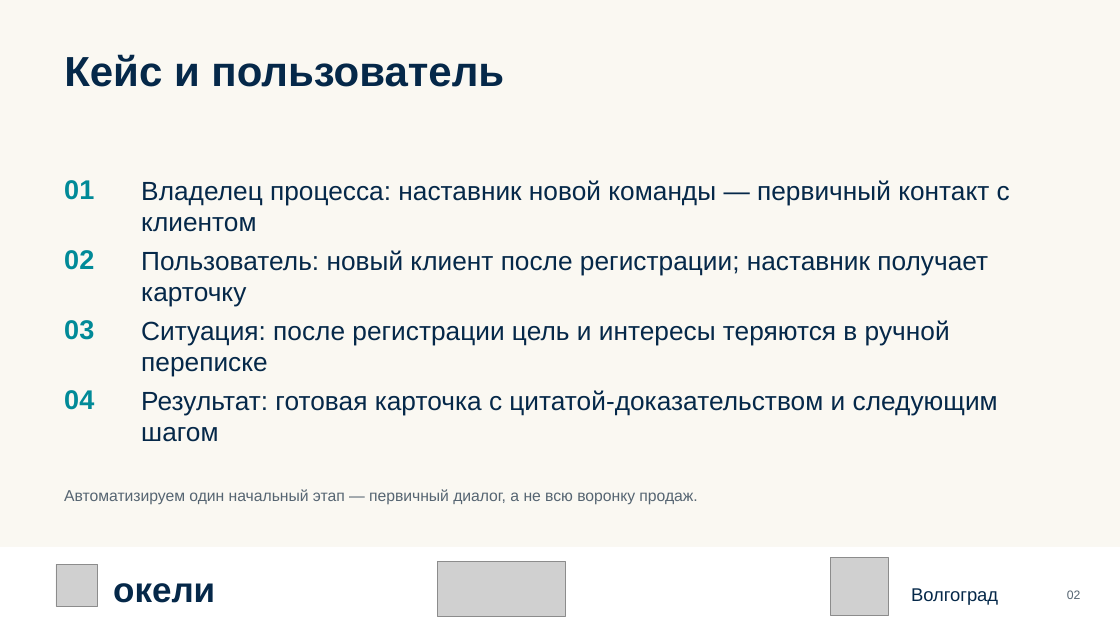
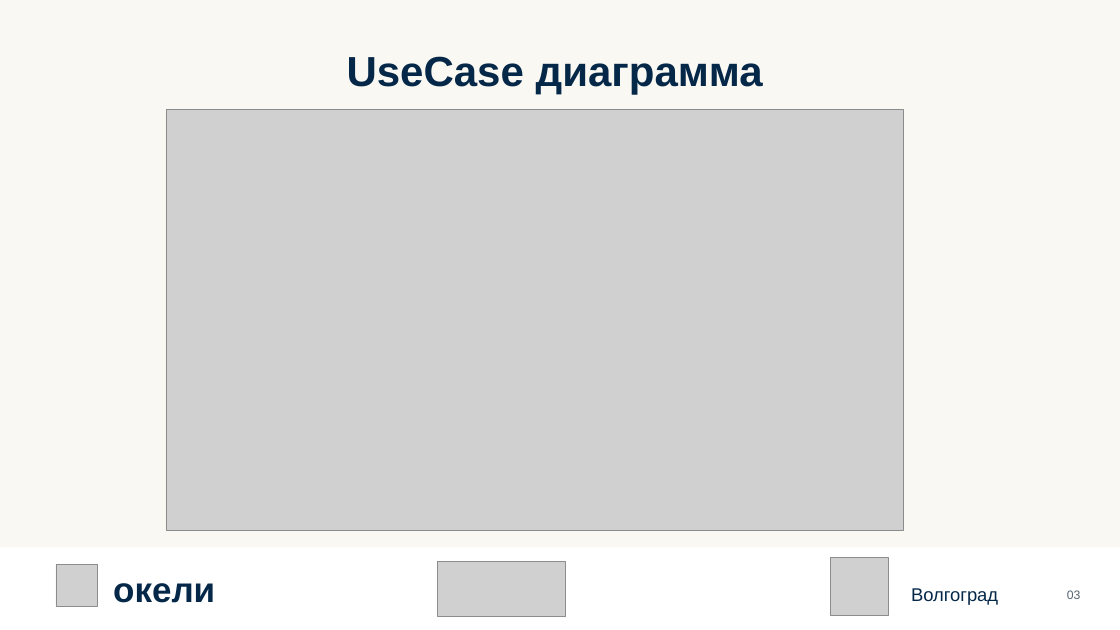
Before and after one commit to KaDyK736/FinikTeam-FB01, a slide deck: slide 3 of Презентация_команды_Finik_FB01.pptx (slide 2 before the commit). Drawn at 1120x630 pixels with LibreOffice and Linux fonts; fonts in the diff are those of the drawing; grey boxes stand for pictures. Boxes give left, top, right and bottom in pixels: in the first picture for what was removed or moved away, otherwise in the second. Text is boxed around its words. In the diff, an @@ line names an element or a change of style, - is before the commit and + after.

```diff
--- a/Презентация_команды_Finik_FB01.pptx
+++ b/Презентация_команды_Finik_FB01.pptx
@@ text at [347,56,763,94]: text changed @@
-Кейс и пользователь
+UseCase диаграмма
@@ picture added at [166,110,903,531] @@
@@ text removed at [64,180,94,200] @@
-01
@@ text removed at [141,180,1010,232] @@
-Владелец процесса: наставник новой команды — первичный контакт с клиентом
@@ text removed at [64,250,94,270] @@
-02
@@ text removed at [141,250,988,307] @@
-Пользователь: новый клиент после регистрации; наставник получает карточку
@@ text removed at [64,320,94,340] @@
-03
@@ text removed at [141,320,950,377] @@
-Ситуация: после регистрации цель и интересы теряются в ручной переписке
@@ text removed at [64,390,94,410] @@
-04
@@ text removed at [141,390,998,442] @@
-Результат: готовая карточка с цитатой-доказательством и следующим шагом
@@ text removed at [64,489,697,505] @@
-Автоматизируем один начальный этап — первичный диалог, а не всю воронку продаж.
@@ text at [1067,590,1081,599]: text changed @@
-02
+03
```
Also in this commit, not shown: 9 other slides changed, 8 slides added, 2 other files.
